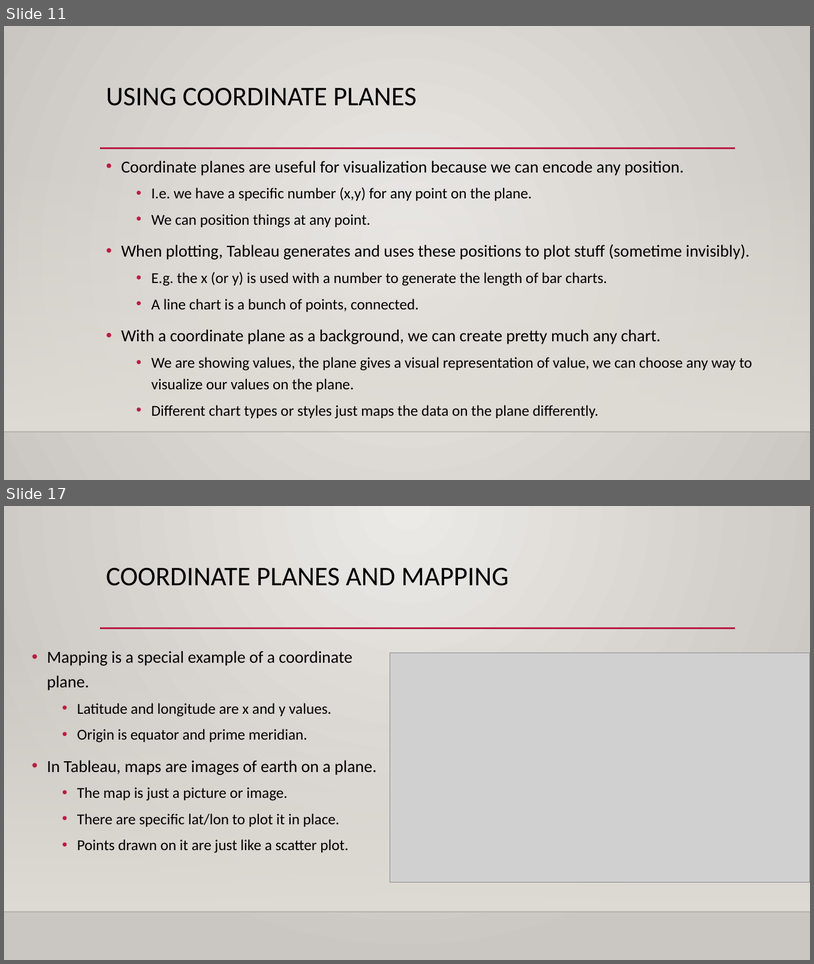
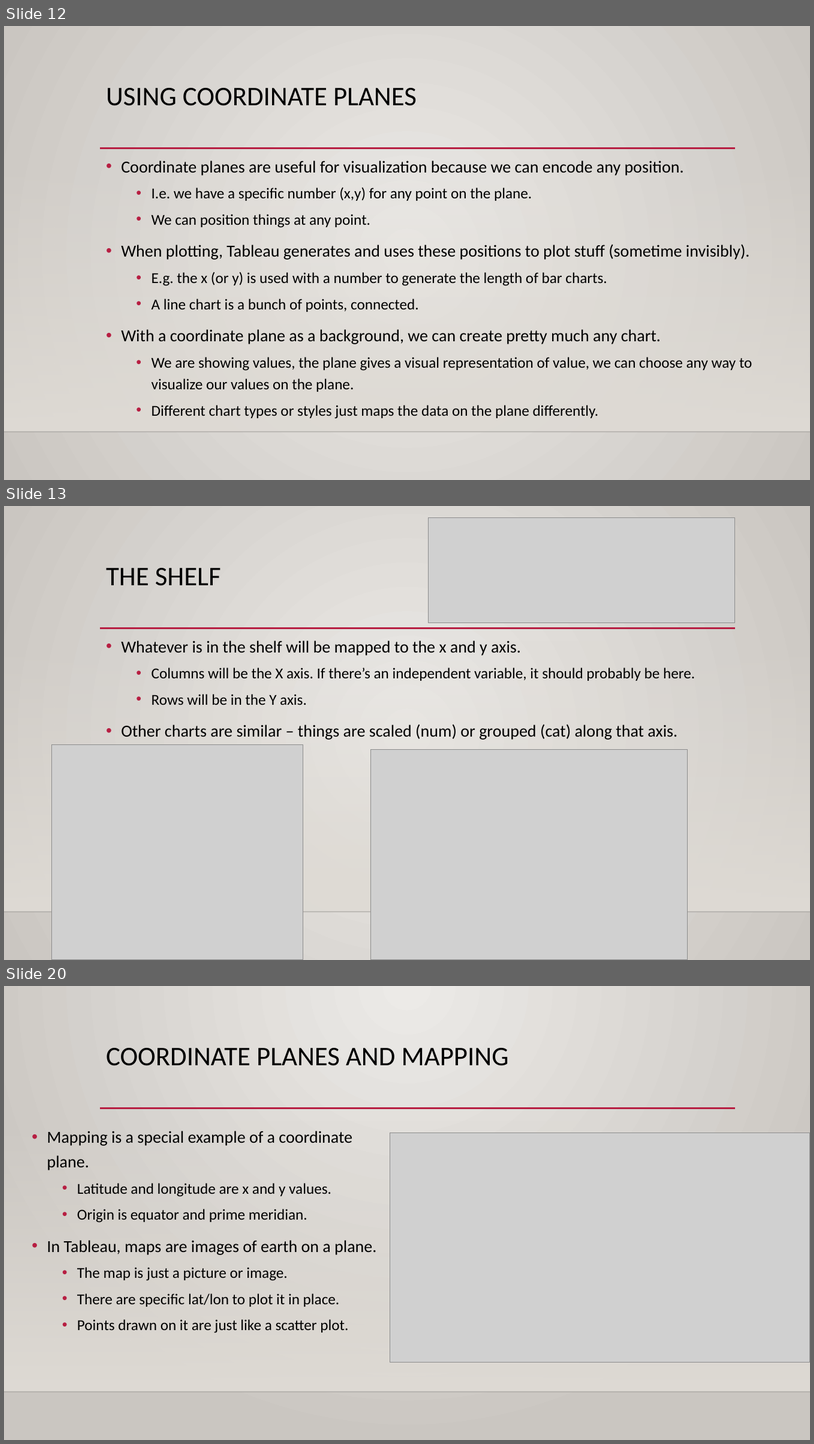
Before and after one commit to AkeemSemper/ml_datasets, a slide deck: slides/chapter_3.pptx. Shown one above the other, each under a label of ours: slides 11 and 17 before the commit, slides 12, 13 and 20 after it; the slides between them are not shown. The pictures are 814x964 and 814x1444 pixels, drawn with LibreOffice and Linux fonts; fonts in the diff are those of the drawing; grey boxes stand for pictures; background and template pictures are left out. Boxes give left, top, right and bottom in pixels: in the first picture for what was removed or moved away, otherwise in the second. Text is boxed around its words. In the diff, an @@ line names an element or a change of style, - is before the commit and + after.

```diff
--- a/slides/chapter_3.pptx
+++ b/slides/chapter_3.pptx
@@ slide 13 added at (x1=4, y1=506, x2=810, y2=960), background gradient #ECEAE7 to #CAC7C1; not listed: 3 template elements that a slide beside it also shows @@
@@ picture added at (x1=429, y1=518, x2=735, y2=624) @@
@@ title added at (x1=106, y1=568, x2=221, y2=586), 32 pt, text #000000 @@
+THE SHELF
@@ text added at (x1=121, y1=640, x2=695, y2=739), 20 pt, text #000000 @@
+• Whatever is in the shelf will be mapped to the x and y axis.
+  • Columns will be the X axis. If there’s an independent variable, it should probably be here.
+  • Rows will be in the Y axis.
+• Other charts are similar – things are scaled (num) or grouped (cat) along that axis.
@@ picture added at (x1=51, y1=745, x2=303, y2=960) @@
@@ picture added at (x1=371, y1=749, x2=688, y2=960) @@
@@ what was slide 11 is now slide 12 @@
@@ what was slide 17 is now slide 20 @@
```
Also in this commit, not shown: 10 slides changed, 24 other slides added, 1 slide removed, 1 other file.
